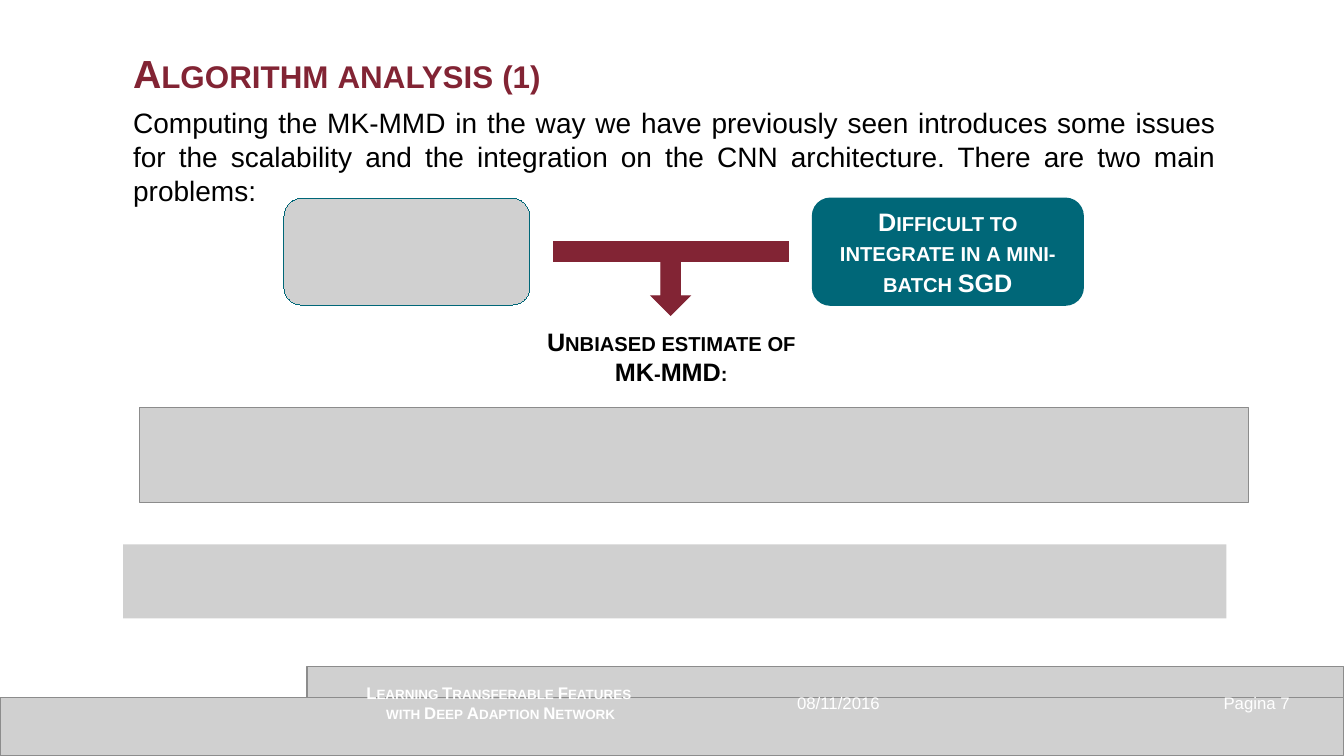
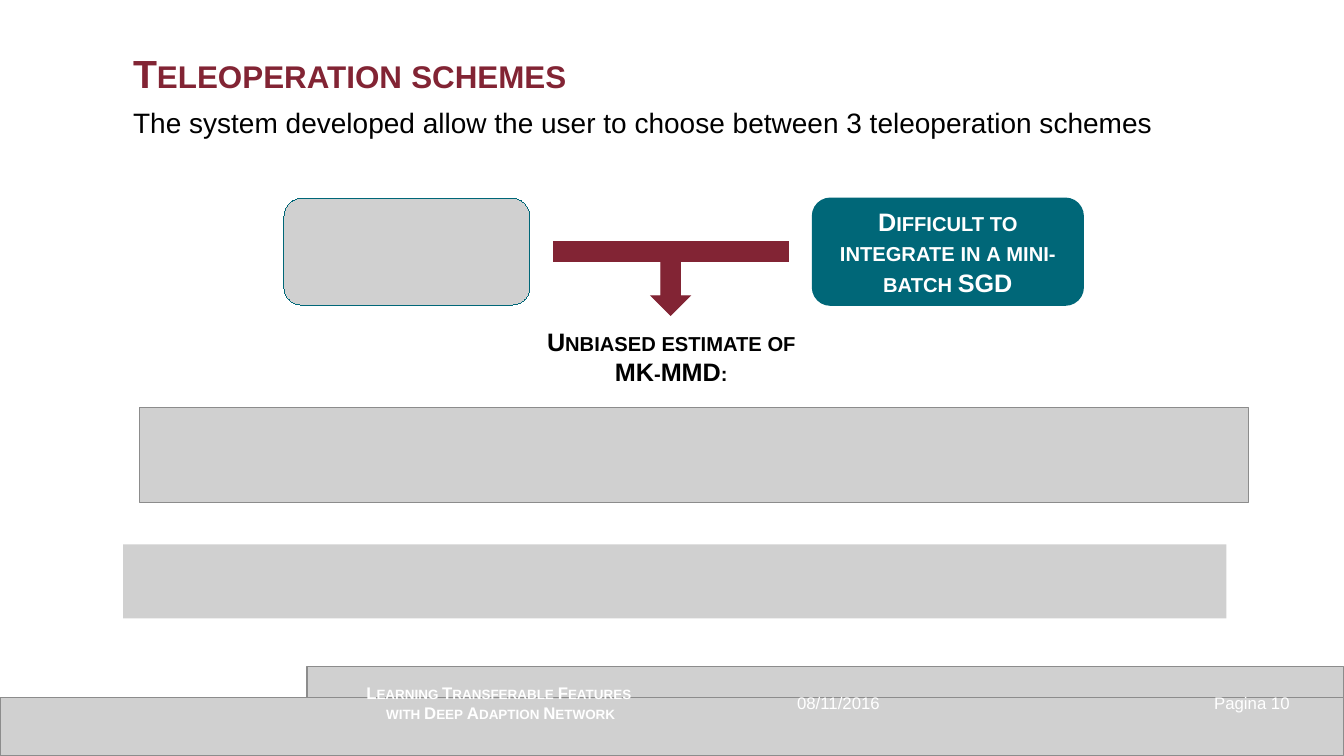
Before and after one commit to GianMassimiani/MEDROB2_VREP, a slide deck: slide 10 of 3_PPT/Presentazione_v1.0_IRVIN.pptx (slide 7 before the commit). Drawn at 1344x756 pixels with LibreOffice and Linux fonts; fonts in the diff are those of the drawing; grey boxes stand for pictures. Boxes give left, top, right and bottom in pixels: in the first picture for what was removed or moved away, otherwise in the second. Text is boxed around its words. In the diff, an @@ line names an element or a change of style, - is before the commit and + after.

```diff
--- a/3_PPT/Presentazione_v1.0_IRVIN.pptx
+++ b/3_PPT/Presentazione_v1.0_IRVIN.pptx
@@ text at (x1=133, y1=112, x2=862, y2=139): text changed @@
-Computing the MK-MMD in the way we have previously seen introduces some issues for the scalability and the integration on the CNN architecture. There are two main problems:
+The system developed allow the user to choose between 3 teleoperation schemes
@@ text at (x1=870, y1=112, x2=1151, y2=139): text changed @@
-Algorithm analysis (1)
+Teleoperation schemes
@@ page number at (x1=1214, y1=697, x2=1290, y2=712): text changed @@
-Pagina 7
+Pagina 10
```
Also in this commit, not shown: 1 other slide changed, 7 slides added, 4 slides removed, 5 other files.
